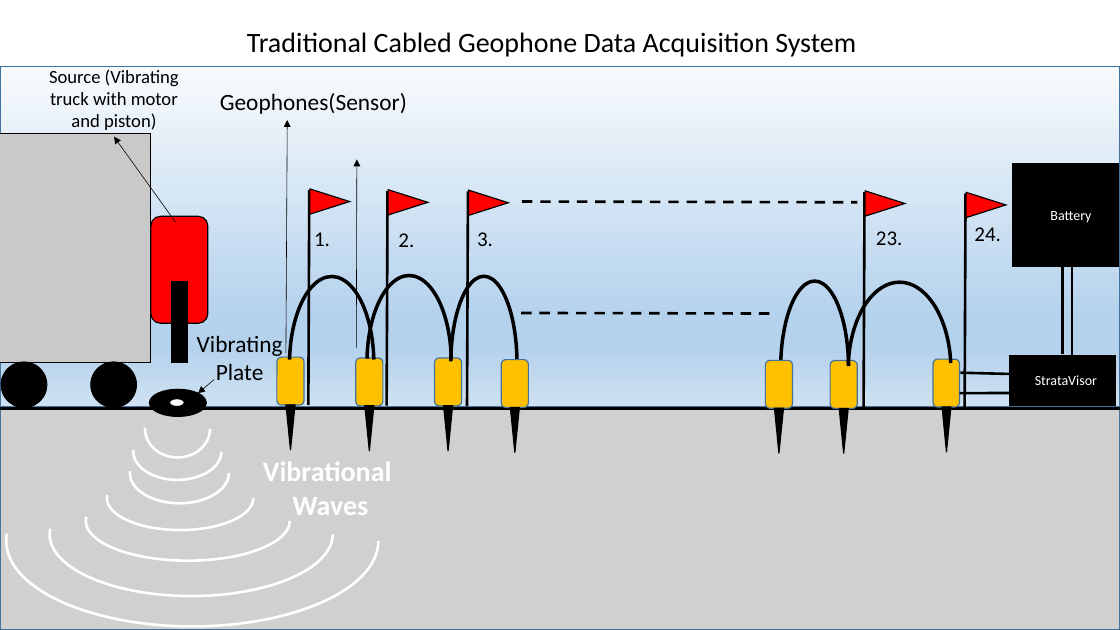
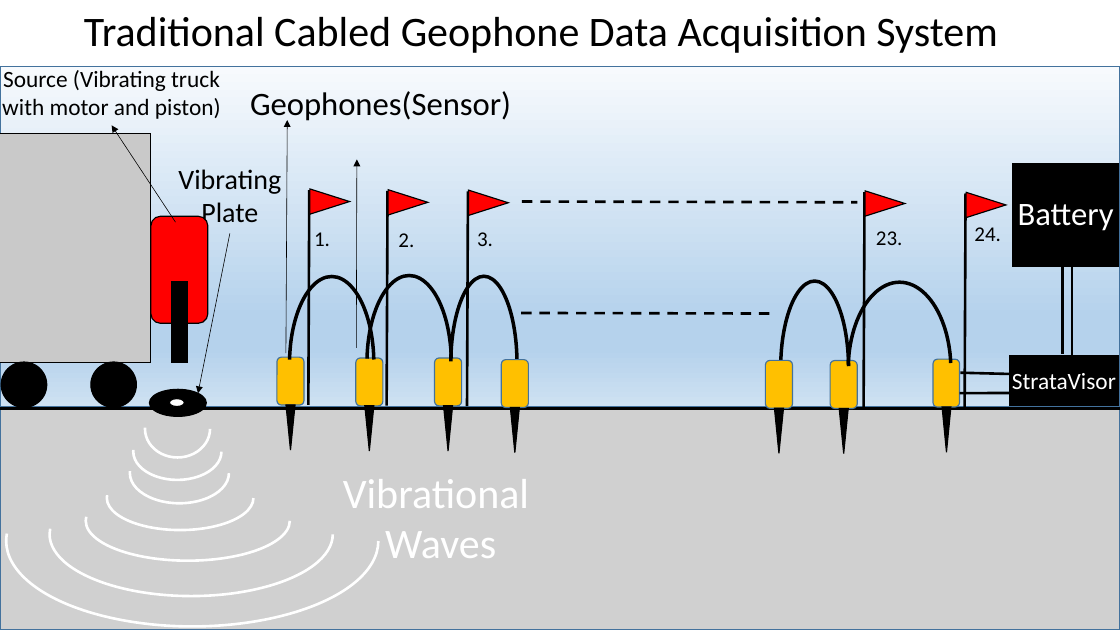
Before and after one commit to aabecker/WSNrobot, a slide deck: slide 1 of Seismic Drones/CASE-2016/pictures/TraditionalCabeledSystem.pptx. Drawn at 1120x630 pixels with LibreOffice and Linux fonts; fonts in the diff are those of the drawing; grey boxes stand for pictures. Boxes give left, top, right and bottom in pixels: in the first picture for what was removed or moved away, otherwise in the second. Text is boxed around its words. In the diff, an @@ line names an element or a change of style, - is before the commit and + after.

```diff
--- a/Seismic Drones/CASE-2016/pictures/TraditionalCabeledSystem.pptx
+++ b/Seismic Drones/CASE-2016/pictures/TraditionalCabeledSystem.pptx
@@ text "Traditional Cabled Geophone Data Acquisition ...": place and size @@
-text "Traditional Cabled Geophone Data Acquisition ..." at [247, 32, 856, 57]
+text "Traditional Cabled Geophone Data Acquisition ..." at [84, 17, 997, 53]
@@ text "Traditional Cabled Geophone Data Acquisition ..." at [84, 17, 997, 53]: size 24 to 36 pt @@
@@ text "Source (Vibrating truck with motor ...": place and size @@
-text "Source (Vibrating truck with motor ..." at [49, 69, 179, 130]
+text "Source (Vibrating truck with motor ..." at [2, 70, 221, 119]
@@ text "Source (Vibrating truck with motor ..." at [2, 70, 221, 119]: size 16 to 20 pt @@
@@ text "Geophones(Sensor)": place and size @@
-text "Geophones(Sensor)" at [220, 93, 407, 114]
+text "Geophones(Sensor)" at [250, 91, 511, 123]
@@ text "Geophones(Sensor)" at [250, 91, 511, 123]: size 20 to 28 pt @@
@@ arrow moved from (176, 222) - (114, 137) to (176, 222) - (112, 125) @@
@@ text "Vibrating Plate": place and size @@
-text "Vibrating Plate" at [197, 335, 283, 380]
+text "Vibrating Plate" at [178, 169, 281, 229]
@@ text "Vibrating Plate" at [178, 169, 281, 229]: size 20 to 24 pt @@
@@ text "Battery": place and size @@
-text "Battery" at [1050, 211, 1091, 223]
+text "Battery" at [1018, 204, 1114, 231]
@@ text "Battery" at [1018, 204, 1114, 231]: size 12 to 28 pt @@
@@ arrow moved from (214, 380) - (198, 393) to (230, 234) - (198, 393) @@
@@ text "StrataVisor": place and size @@
-text "StrataVisor" at [1035, 375, 1097, 385]
+text "StrataVisor" at [1012, 373, 1116, 389]
@@ text "StrataVisor" at [1012, 373, 1116, 389]: size 12 to 20 pt @@
@@ text "Vibrational": place and size @@
-text "Vibrational" at [263, 462, 391, 515]
+text "Vibrational" at [343, 479, 529, 558]
@@ text "Vibrational" at [343, 479, 529, 558]: size 24 to 36 pt, bold off @@
```
Also in this commit, not shown: 32 other files.
